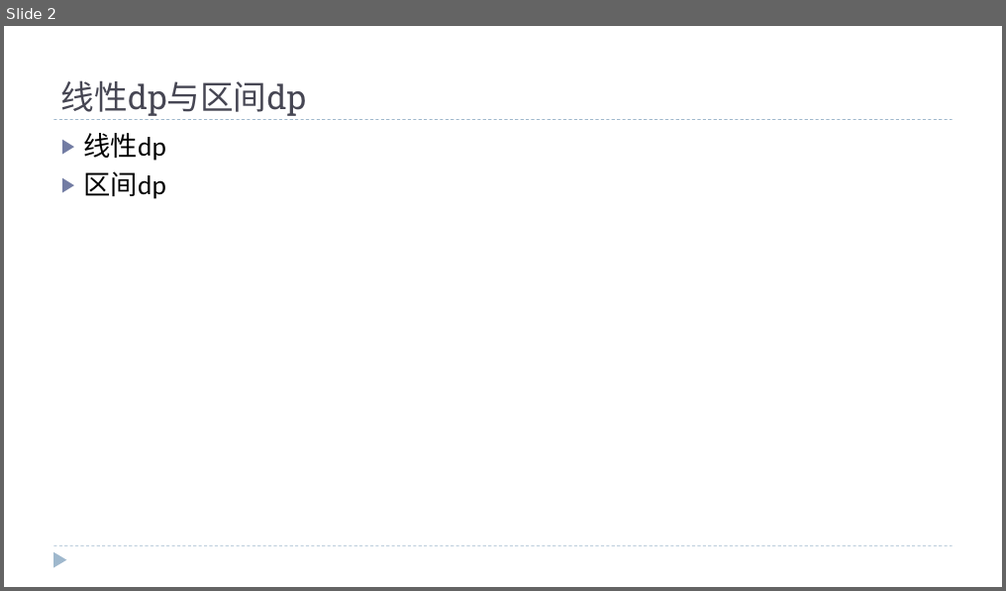
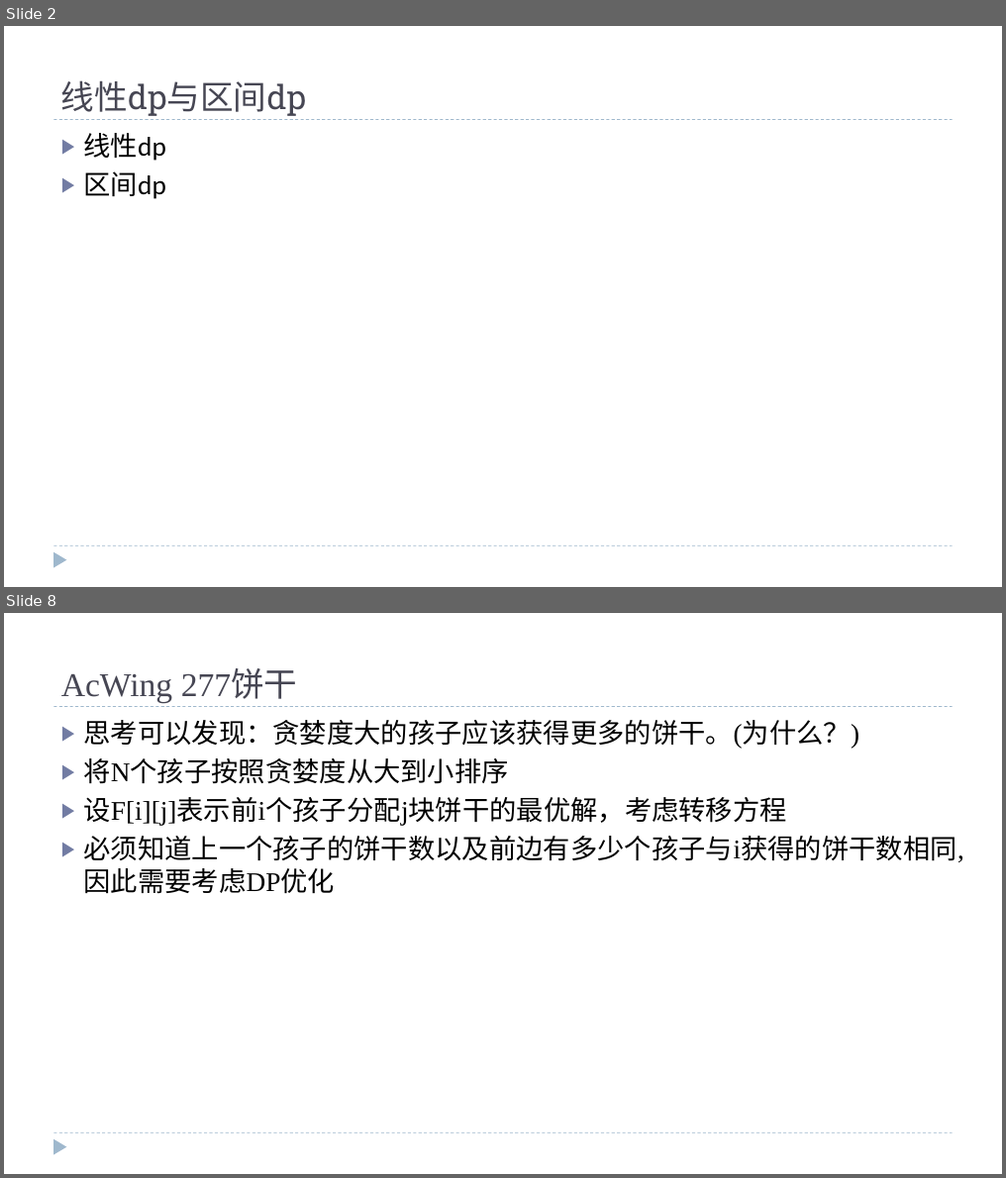
Before and after one commit to fxsc03/-, a slide deck: wd/线性dp与区间dp.pptx. Shown one above the other, each under a label of ours: slide 2 before the commit, slides 2 and 8 after it; the slides between them are not shown. The pictures are 1006x591 and 1006x1178 pixels, drawn with LibreOffice and Linux fonts; fonts in the diff are those of the drawing. Boxes give left, top, right and bottom in pixels: in the first picture for what was removed or moved away, otherwise in the second. Text is boxed around its words. In the diff, an @@ line names an element or a change of style, - is before the commit and + after.

```diff
--- a/wd/线性dp与区间dp.pptx
+++ b/wd/线性dp与区间dp.pptx
@@ slide 8 added at [4,613,1002,1174], background #FFFFFF; not listed: 3 template elements that a slide beside it also shows @@
@@ title added at [61,669,298,702], 32 pt, text #464653 @@
+AcWing 277饼干
@@ text added at [84,720,964,894], 26 pt, text #000000 @@
+▶ 思考可以发现：贪婪度大的孩子应该获得更多的饼干。(为什么？)
+▶ 将N个孩子按照贪婪度从大到小排序
+▶ 设F[i][j]表示前i个孩子分配j块饼干的最优解，考虑转移方程
+▶ 必须知道上一个孩子的饼干数以及前边有多少个孩子与i获得的饼干数相同,因此需要考虑DP优化
```
Also in this commit, not shown: 1 slide changed, 14 other slides added, 1 slide removed, 7 other files.
